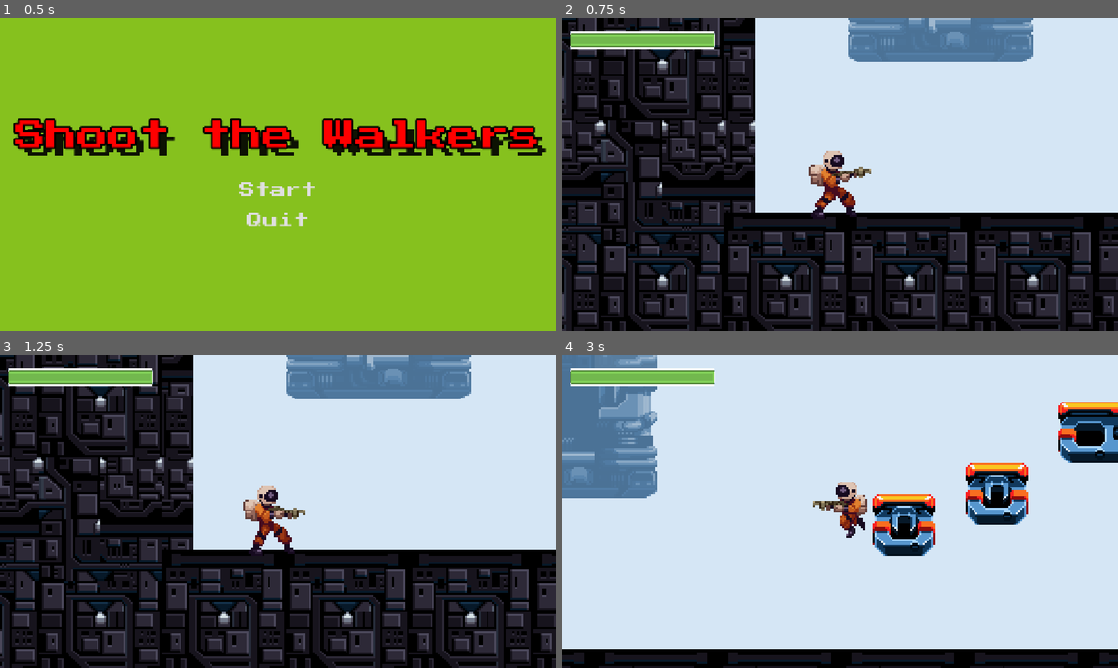
Above: before the commit, frames 1-4 (two rows, left to right).
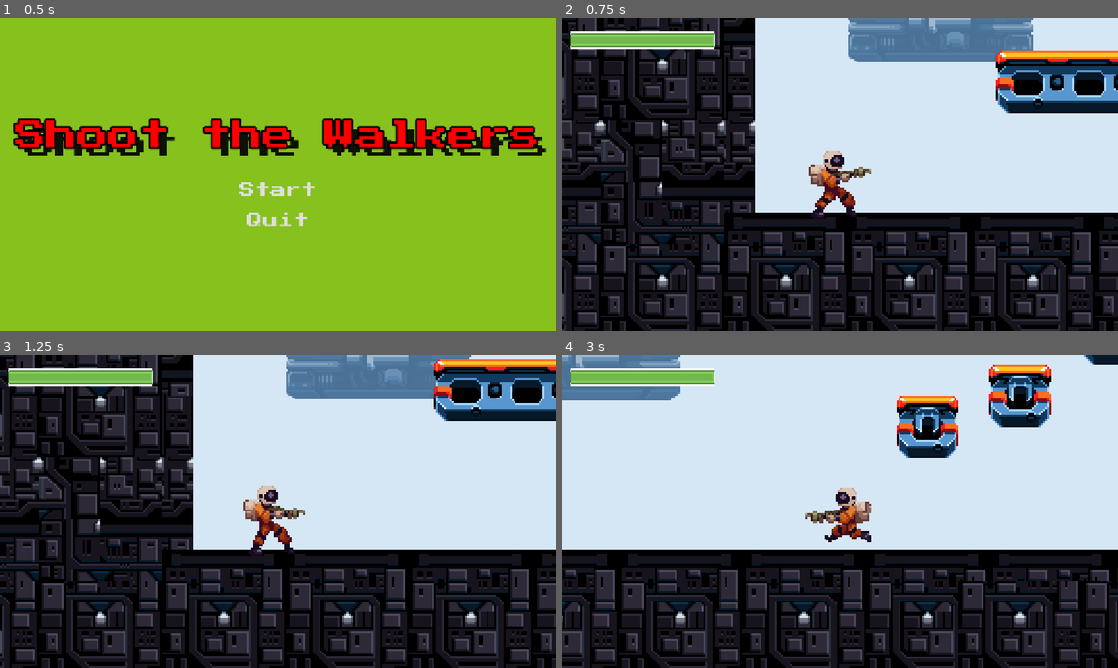
Above: after the commit, the same moments.

Repository: pbodsk/coding-pirates-godot-2d-platformer
Game: Godot game, scene res://scenes/start.tscn
The game is run twice, just before and just after one commit, with the same random seed, the same clock (stepped at 60 frames per second) and the same inputs.
Inputs:
- Up to frame 1 (0.5 s): no input
- Up to frame 2 (0.75 s): click "Start" at 0.5 s
- Up to frame 3 (1.25 s): no input
- Up to frame 4 (3 s): hold Right (right) 1.28-2.78 s; tap Up (up) at 1.35, 1.52, 1.82, 2.27, 2.3, 2.57, 2.85 s; tap Space (fire) at 2.1 s; hold Left (left) from 2.78 s (still down)

Frame 1 is identical in both runs. In frame 2, 4.3% of the frame differs, in the area x 78-100%, y 10-31%; in frame 3, 4.3%; in frame 4, 53%, in the area x 0-100%, y 0-100%.

Commit message:
bonus level 2 done

Diff:
--- /dev/null
+++ b/coding-pirates-2d-platformer/items/platform.tscn
@@ -0,0 +1,17 @@
+[gd_scene format=3 uid="uid://bgr0q6352pa"]
+
+[ext_resource type="Texture2D" uid="uid://cupdifi6up8r6" path="res://assets/tilesets/1_Industrial_Tileset_1B.png" id="1_qrv2m"]
+
+[sub_resource type="RectangleShape2D" id="RectangleShape2D_vsikx"]
+size = Vector2(96, 32)
+
+[node name="Platform" type="AnimatableBody2D" unique_id=1891408109]
+collision_mask = 2
+
+[node name="Sprite2D" type="Sprite2D" parent="." unique_id=579693749]
+texture = ExtResource("1_qrv2m")
+region_enabled = true
+region_rect = Rect2(0, 0, 96, 32)
+
+[node name="CollisionShape2D" type="CollisionShape2D" parent="." unique_id=527130240]
+shape = SubResource("RectangleShape2D_vsikx")
--- a/coding-pirates-2d-platformer/scenes/levels/level_01.tscn
+++ b/coding-pirates-2d-platformer/scenes/levels/level_01.tscn
@@ -8,6 +8,7 @@
 [ext_resource type="Texture2D" uid="uid://tfs0eusp6k02" path="res://assets/tilesets/1_Industrial_Tileset_1C.png" id="3_qdh5e"]
 [ext_resource type="Texture2D" uid="uid://df73b0g65cmxg" path="res://assets/tilesets/2_Industrial_Tileset_1_Background.png" id="3_t0hvh"]
 [ext_resource type="PackedScene" uid="uid://2f41882cq088" path="res://items/first_aid.tscn" id="8_kfebt"]
+[ext_resource type="PackedScene" uid="uid://bgr0q6352pa" path="res://items/platform.tscn" id="8_r72dd"]
 [ext_resource type="PackedScene" uid="uid://sqqq3mdsowya" path="res://characters/walker.tscn" id="8_t0hvh"]
 
 [sub_resource type="TileSetAtlasSource" id="TileSetAtlasSource_jmes4"]
@@ -626,6 +627,44 @@
 sources/2 = SubResource("TileSetAtlasSource_1ey3t")
 sources/3 = SubResource("TileSetAtlasSource_t0hvh")
 
+[sub_resource type="Animation" id="Animation_r72dd"]
+length = 0.001
+tracks/0/type = "value"
+tracks/0/imported = false
+tracks/0/enabled = true
+tracks/0/path = NodePath(".:position")
+tracks/0/interp = 1
+tracks/0/loop_wrap = true
+tracks/0/keys = {
+"times": PackedFloat32Array(0),
+"transitions": PackedFloat32Array(1),
+"update": 0,
+"values": [Vector2(-35, 336)]
+}
+
+[sub_resource type="Animation" id="Animation_ijn0p"]
+resource_name = "move"
+length = 10.0
+loop_mode = 1
+tracks/0/type = "value"
+tracks/0/imported = false
+tracks/0/enabled = true
+tracks/0/path = NodePath(".:position")
+tracks/0/interp = 1
+tracks/0/loop_wrap = true
+tracks/0/keys = {
+"times": PackedFloat32Array(0, 5, 10),
+"transitions": PackedFloat32Array(1, 1, 1),
+"update": 0,
+"values": [Vector2(-35, 336), Vector2(-35, 186), Vector2(-35, 336)]
+}
+
+[sub_resource type="AnimationLibrary" id="AnimationLibrary_jmes4"]
+_data = {
+&"RESET": SubResource("Animation_r72dd"),
+&"move": SubResource("Animation_ijn0p")
+}
+
 [node name="Level01" type="Node2D" unique_id=1547257308]
 
 [node name="TileMaps" type="Node2D" parent="." unique_id=1603073944]
@@ -645,6 +684,13 @@
 
 [node name="Platforms" type="Node2D" parent="." unique_id=1416107148]
 
+[node name="Platform" parent="Platforms" unique_id=1891408109 instance=ExtResource("8_r72dd")]
+position = Vector2(-35, 336)
+
+[node name="AnimationPlayer" type="AnimationPlayer" parent="Platforms/Platform" unique_id=1154740077]
+libraries/ = SubResource("AnimationLibrary_jmes4")
+autoplay = &"move"
+
 [node name="Items" type="Node2D" parent="." unique_id=1941275957]
 
 [node name="FirstAid" parent="Items" unique_id=169534182 instance=ExtResource("8_kfebt")]
Not shown, changed: docs/2dplatformer/assets/01/2DPhysics.png
Not shown, changed: docs/2dplatformer/assets/01/controls.png
Not shown, changed: docs/2dplatformer/assets/01/create.png
Not shown, changed: docs/2dplatformer/assets/01/name.png
Not shown, changed: docs/2dplatformer/assets/01/nearest.png
Not shown, changed: docs/2dplatformer/assets/02/folders.png
Not shown, changed: docs/2dplatformer/assets/02/level01.png
Not shown, changed: docs/2dplatformer/assets/02/new-tileset.png
Not shown, changed: docs/2dplatformer/assets/02/save_level01.png
Not shown, changed: docs/2dplatformer/assets/02/select-tilemap.png
Not shown, changed: docs/2dplatformer/assets/02/structure.png
Not shown, changed: docs/2dplatformer/assets/02/tilesets-added.png
(and 135 more such lines)
